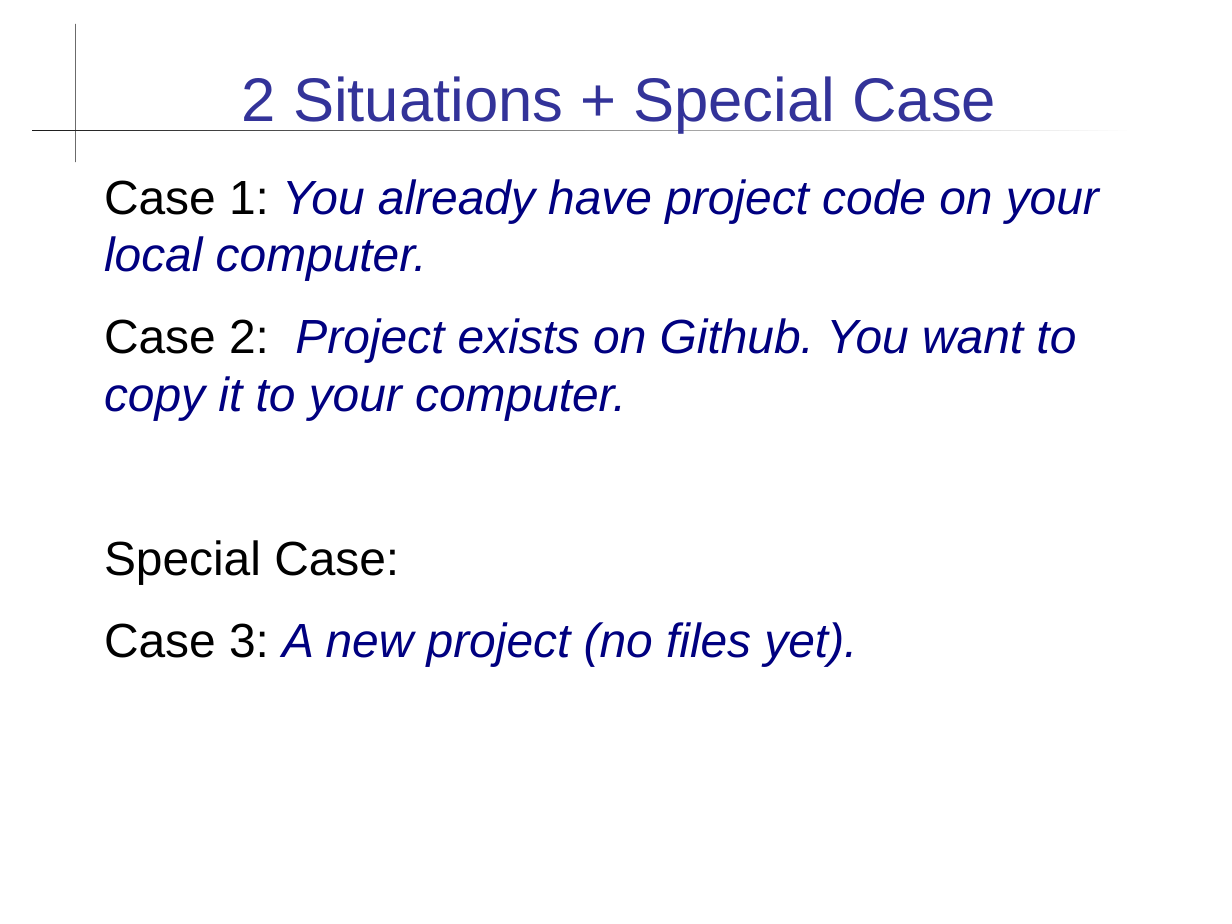
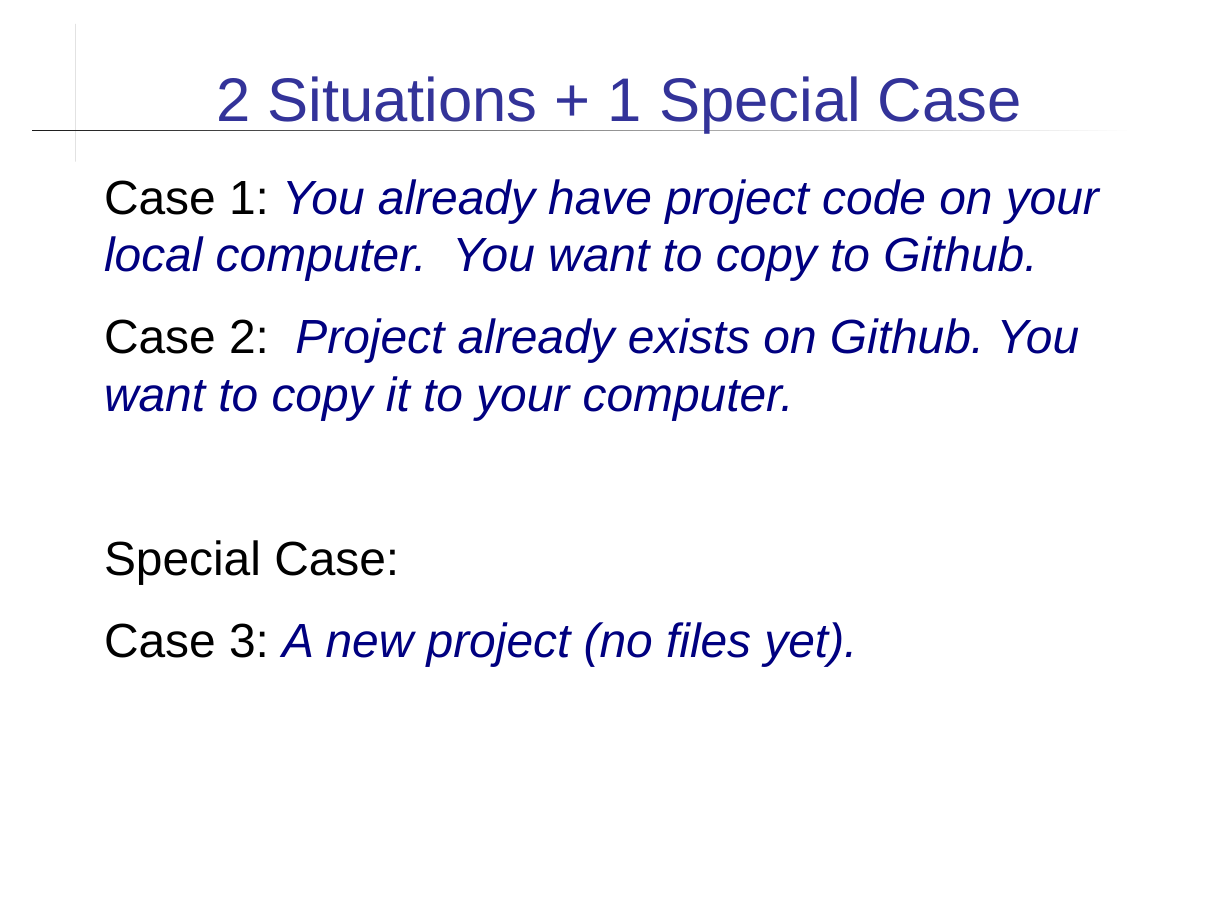
Before and after one commit to skeoop/skeoop.github.io, a slide deck: slide 6 of git/Using-Github.ppt. Drawn at 1232x924 pixels with LibreOffice and Linux fonts; fonts in the diff are those of the drawing. Boxes give left, top, right and bottom in pixels: in the first picture for what was removed or moved away, otherwise in the second. Text is boxed around its words. In the diff, an @@ line names an element or a change of style, - is before the commit and + after.

```diff
--- a/git/Using-Github.ppt
+++ b/git/Using-Github.ppt
@@ title at (x1=216, y1=76, x2=1022, y2=133): text changed @@
-2 Situations + Special Case
+2 Situations + 1 Special Case
@@ text at (x1=104, y1=179, x2=1099, y2=420): text changed @@
-Case 1: You already have project code on your local computer.
-Case 2: Project exists on Github. You want to copy it to your computer.
+Case 1: You already have project code on your local computer. You want to copy to Github.
+Case 2: Project already exists on Github. You want to copy it to your computer.
```
Also in this commit, not shown: 10 other slides changed, 10 other files.
